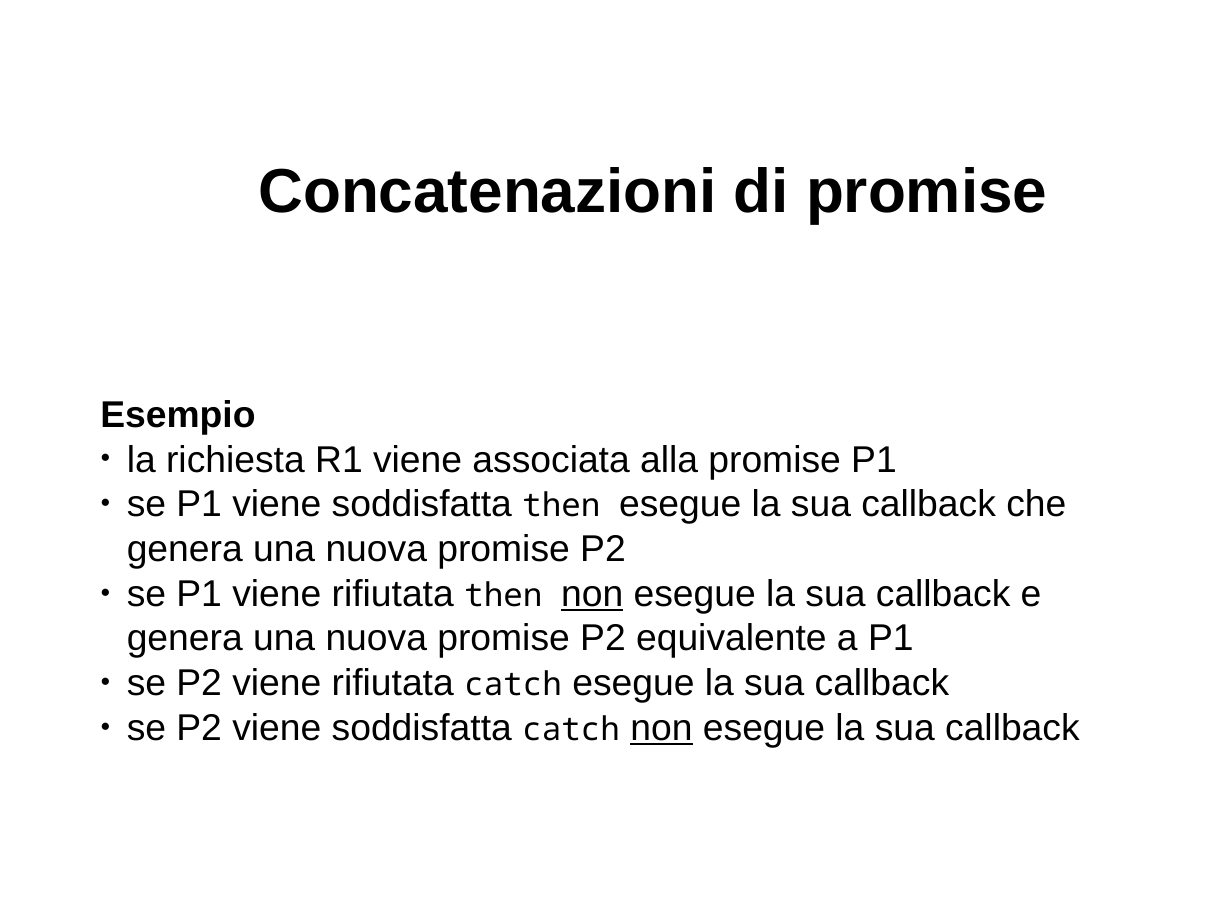
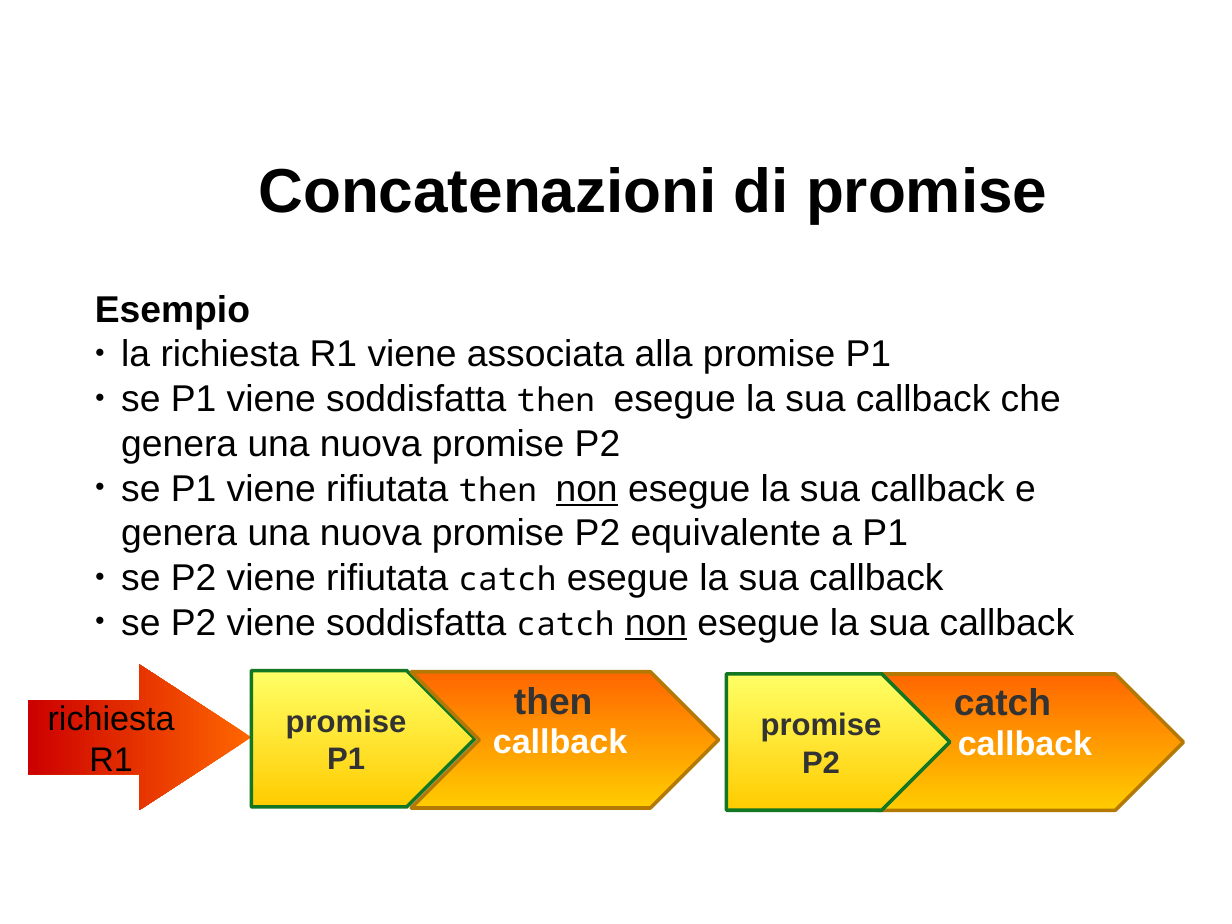
Before and after one commit to davideancona/minicorsiRAISE, a slide deck: slide 11 of iot/NodeJs2.odp. Drawn at 1232x924 pixels with LibreOffice and Linux fonts; fonts in the diff are those of the drawing. Boxes give left, top, right and bottom in pixels: in the first picture for what was removed or moved away, otherwise in the second. Text is boxed around its words. In the diff, an @@ line names an element or a change of style, - is before the commit and + after.

Commit message:
iot/

```diff
--- a/iot/NodeJs2.odp
+++ b/iot/NodeJs2.odp
@@ text "Esempio": place and size @@
-text "Esempio" at (100,400,1080,748)
+text "Esempio" at (95,295,1075,642)
@@ left arrow added at (28,664,252,811), fill gradient #FF6600 to #CC0000, 22 pt, text #000000 @@
+richiesta R1
@@ pentagon arrow added at (252,671,475,807), fill gradient #FFFF66 to #FFCC00, outline #127622 2.3 pt, 20 pt, text #333333, bold @@
+promise P1
@@ chevron added at (411,672,719,808), fill gradient #FFCC00 to #FF6600, outline #B47804 2.3 pt, 22 pt, text #FFFFFF, bold @@
+callback
@@ text added at (514,687,593,715), 24 pt, text #333333, bold @@
+then
@@ pentagon arrow added at (727,674,950,811), fill gradient #FFFF66 to #FFCC00, outline #127622 2.3 pt, 20 pt, text #333333, bold @@
+promise P2
@@ chevron added at (876,674,1184,811), fill gradient #FFCC00 to #FF6600, outline #B47804 2.3 pt, 22 pt, text #FFFFFF, bold @@
+callback
@@ text added at (954,688,1051,716), 24 pt, text #333333, bold @@
+catch
```
